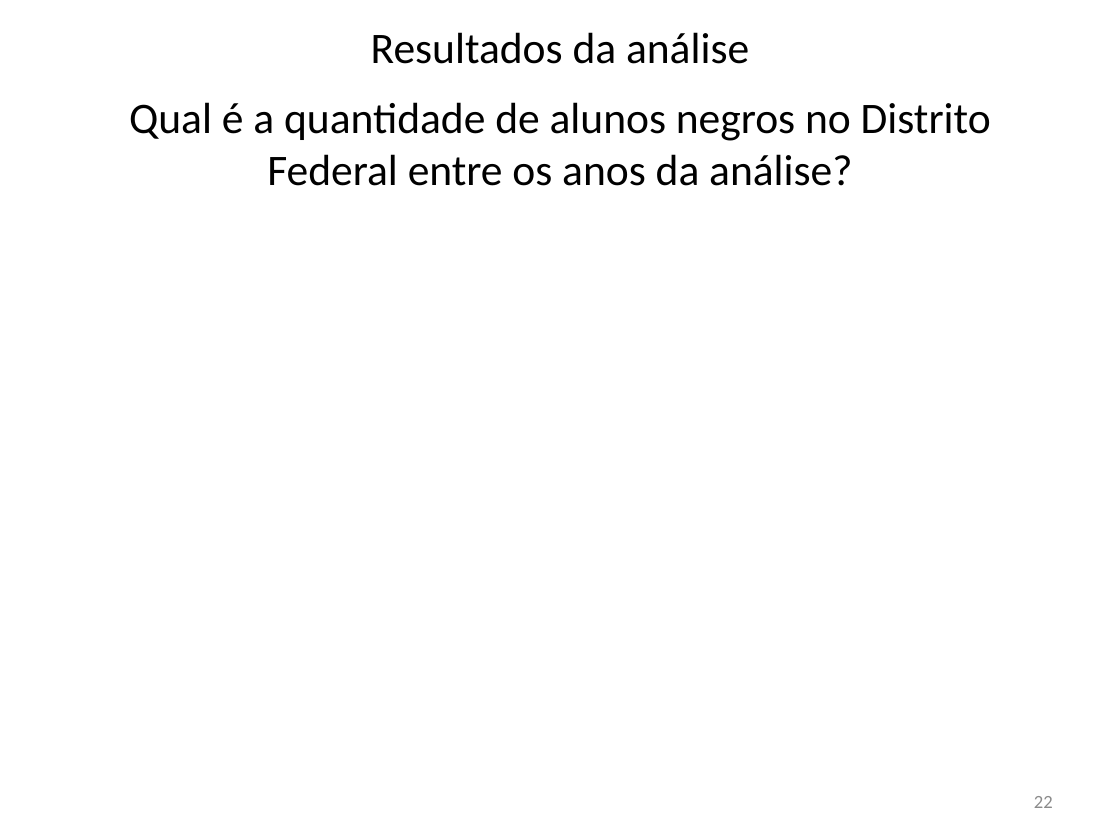
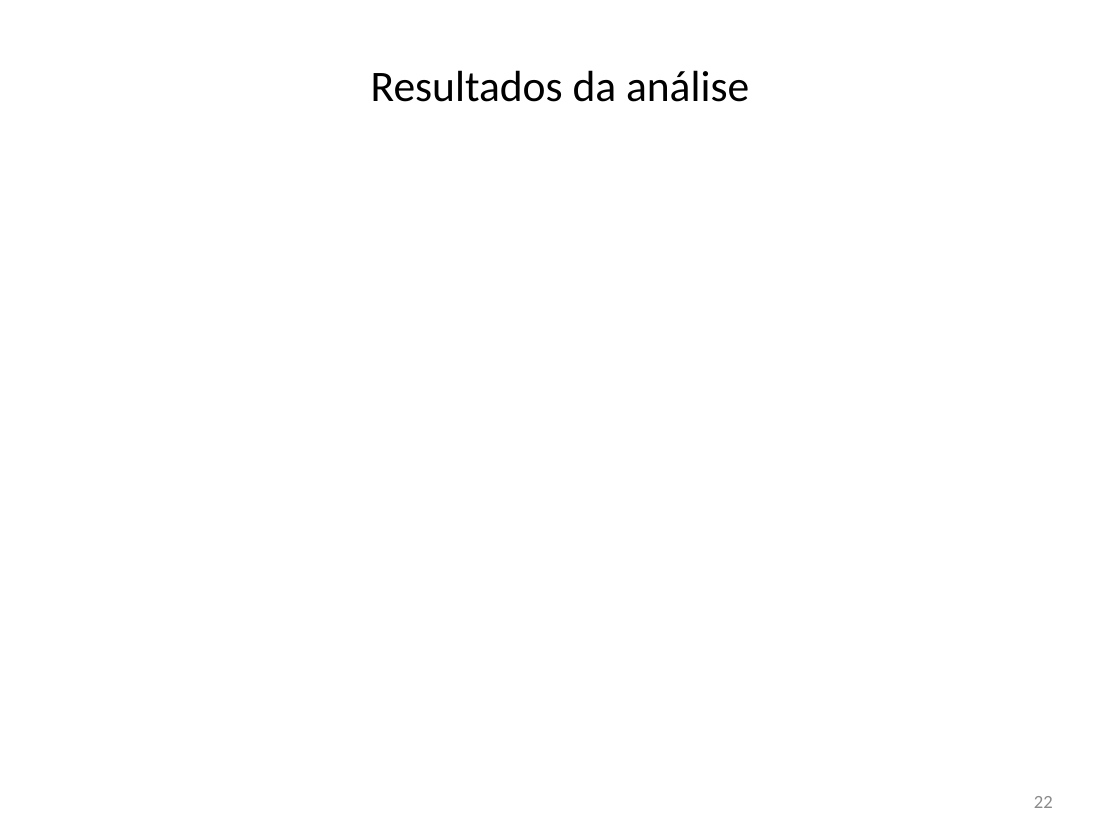
Before and after one commit to krieggerms/Analise-da-Insercao-do-Aluno-Negro-com-BI, a slide deck: slide 22 of APRESENTAÇÃO TCC.pptx. Drawn at 1120x840 pixels with LibreOffice and Linux fonts; fonts in the diff are those of the drawing; background and template pictures are left out. Boxes give left, top, right and bottom in pixels: in the first picture for what was removed or moved away, otherwise in the second. Text is boxed around its words. In the diff, an @@ line names an element or a change of style, - is before the commit and + after.

```diff
--- a/APRESENTAÇÃO TCC.pptx
+++ b/APRESENTAÇÃO TCC.pptx
@@ text "Resultados da análise": place and size @@
-text "Resultados da análise" at bbox=[371, 32, 749, 64]
+text "Resultados da análise" at bbox=[371, 70, 749, 102]
@@ text removed at bbox=[129, 102, 991, 186] @@
-Qual é a quantidade de alunos negros no Distrito Federal entre os anos da análise?
```
Also in this commit, not shown: 16 other slides changed, 1 other file.
